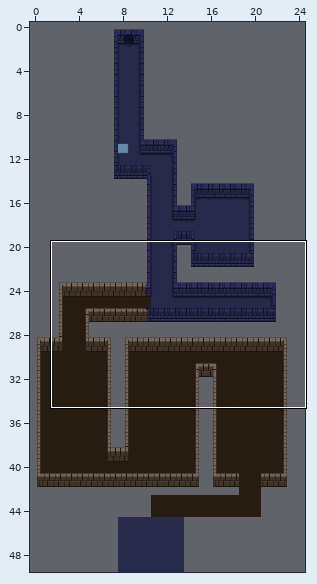
Tiled map, stored at assets/map.tmx. Above, an overview of the earlier version with the close-up marked.
Close-up. As it was:
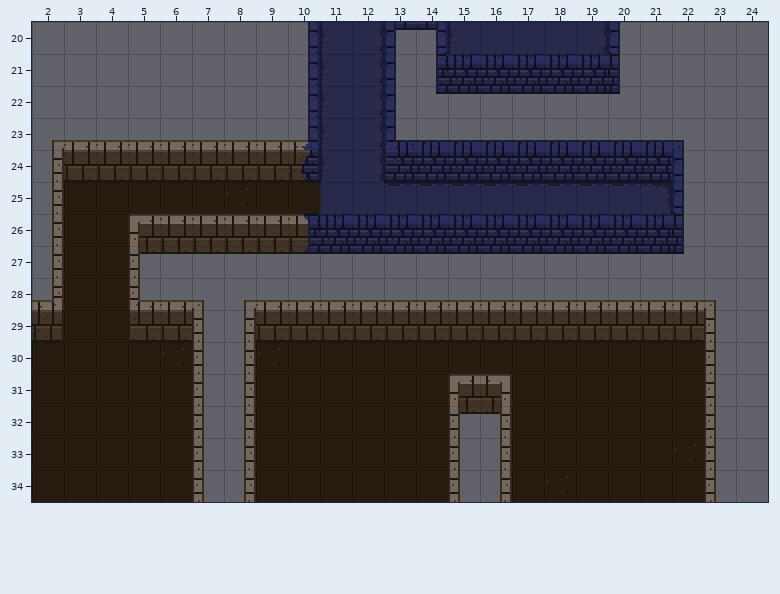
Cells are 16x16 px. Shown: x 2..24, y 20..34.
Now the later version:
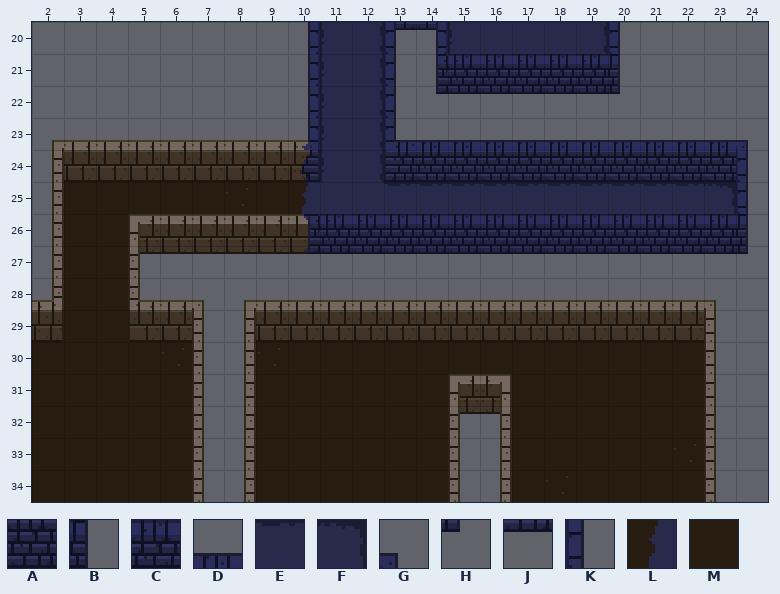
Key: from "tileset": A 4, B 7, C 8, D 14, E 17, F 18, G 21, H 23, J 24, K 35, L 104, M 125.
_ is an empty cell.
From old to new:
Layer "background":
y 23: x 22..24 G__ -> DDG
y 24: x 22..24 K__ -> AAK
y 25: x 10 M -> L; x 21..24 FK__ -> EEFK
Layer "foreground":
y 26: x 22..24 B__ -> CCB
y 27: x 22..24 H__ -> JJH
